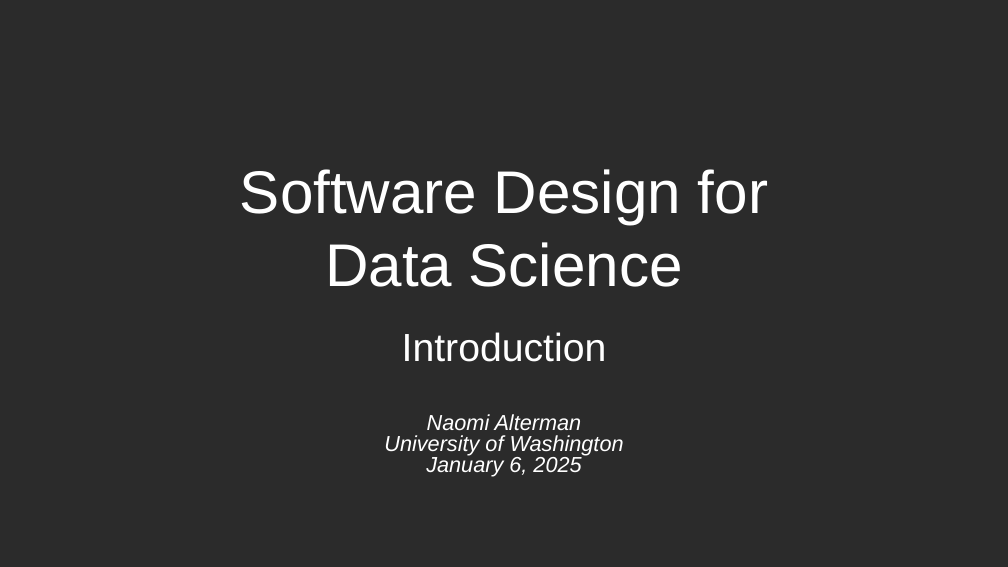
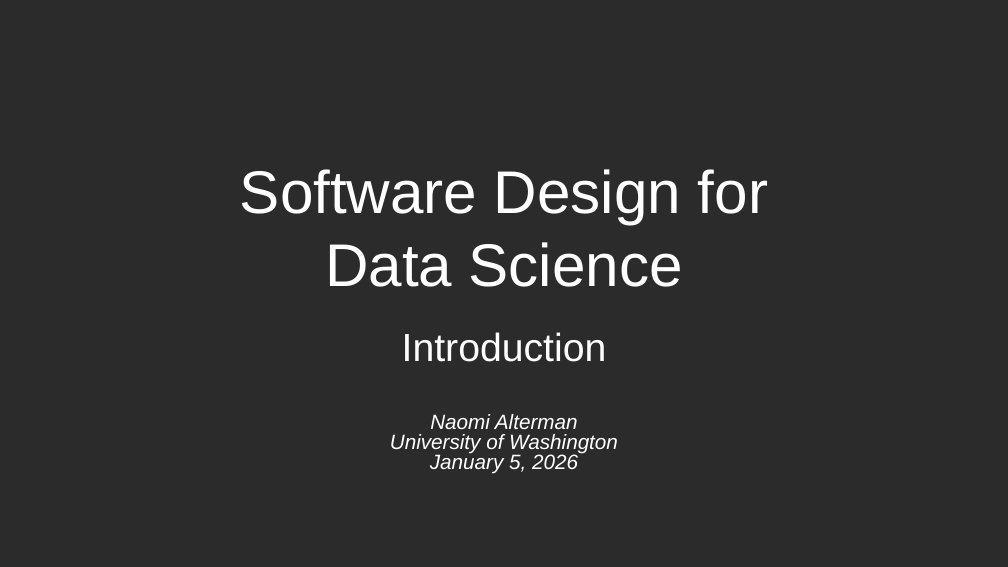
Before and after one commit to UWDATA515/lecture-materials, a slide deck: slide 1 of 01/DATA515_01_Introduction.pptx. Drawn at 1008x567 pixels with LibreOffice and Linux fonts; fonts in the diff are those of the drawing; background and template pictures are left out; a plain dark background stands for a picture behind light text. Boxes give left, top, right and bottom in pixels: in the first picture for what was removed or moved away, otherwise in the second. Text is boxed around its words. In the diff, an @@ line names an element or a change of style, - is before the commit and + after.

Commit message:
L1: More slide deck updates

```diff
--- a/01/DATA515_01_Introduction.pptx
+++ b/01/DATA515_01_Introduction.pptx
@@ subtitle at (x1=390, y1=414, x2=618, y2=454): size 15.5 to 14.8 pt in "Naomi Alterman", "University of Washington" @@
@@ subtitle at (x1=430, y1=453, x2=578, y2=474): text changed; size 15.5 to 14.8 pt @@
-January 6, 2025
+January 5, 2026
```
Also in this commit, not shown: 1 other file.
